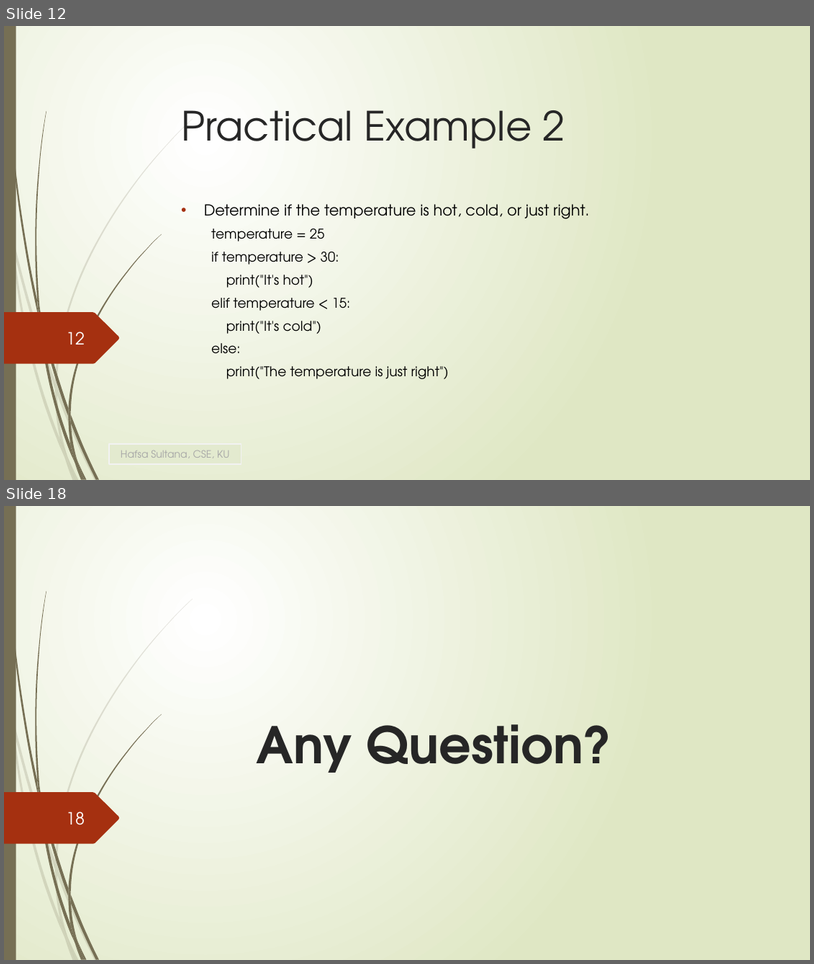
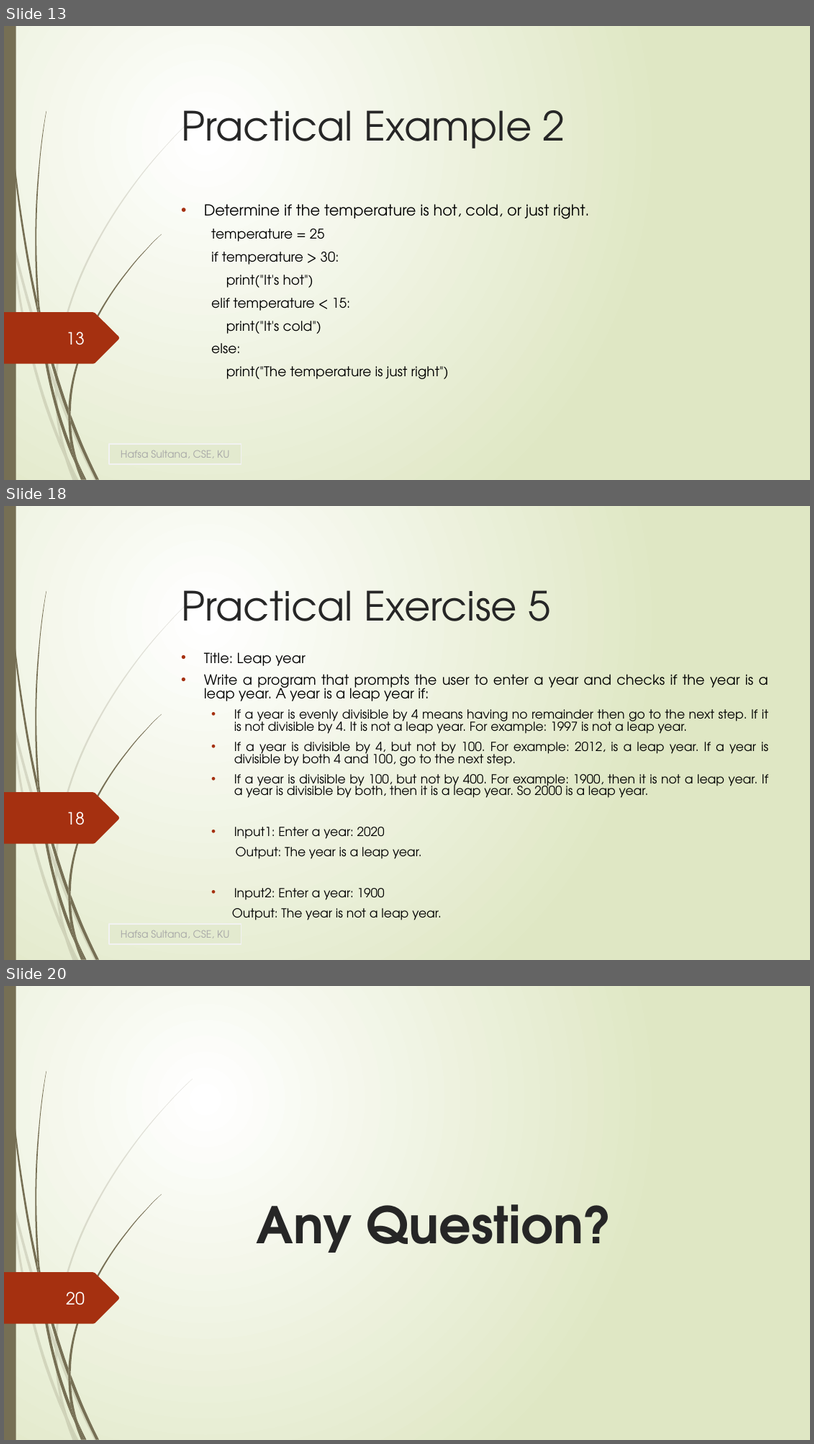
Before and after one commit to HafsaSultana/Python-Programming-Course-of-Bangladesh-Computer-Council, a slide deck: Lecture/Lecture6_If_Else.pptx. Shown one above the other, each under a label of ours: slides 12 and 18 before the commit, slides 13, 18 and 20 after it; the slides between them are not shown. The pictures are 814x964 and 814x1444 pixels, drawn with LibreOffice and Linux fonts; fonts in the diff are those of the drawing. Boxes give left, top, right and bottom in pixels: in the first picture for what was removed or moved away, otherwise in the second. Text is boxed around its words. In the diff, an @@ line names an element or a change of style, - is before the commit and + after.

```diff
--- a/Lecture/Lecture6_If_Else.pptx
+++ b/Lecture/Lecture6_If_Else.pptx
@@ slide 18 added at (4, 506, 810, 960), background gradient #FFFFFF to #DFE8C4; not listed: 24 template elements that a slide beside it also shows @@
@@ title added at (181, 590, 551, 621), 48 pt, text #262626 @@
+Practical Exercise 5
@@ subtitle added at (204, 652, 769, 920), 14.8 pt, text #000000 @@
+• Title: Leap year
+• Write a program that prompts the user to enter a year and checks if the year is a leap year. A year is a leap year if:
+  • If a year is evenly divisible by 4 means having no remainder then go to the next step. If it is not divisible by 4. It is not a leap year. For example: 1997 is not a leap year.
+  • If a year is divisible by 4, but not by 100. For example: 2012, is a leap year. If a year is divisible by both 4 and 100, go to the next step.
+  • If a year is divisible by 100, but not by 400. For example: 1900, then it is not a leap year. If a year is divisible by both, then it is a leap year. So 2000 is a leap year.
+  • Input1: Enter a year: 2020
+  Output: The year is a leap year.
+  • Input2: Enter a year: 1900
+  Output: The year is not a leap year.
@@ page number added at (66, 811, 85, 825), 20 pt, text #FEFFFF @@
+18
@@ rectangle added at (109, 924, 241, 944), fill #E3EACF, outline #F2F2F2 1.25 pt, 12 pt, text #A6A6A6 @@
+Hafsa Sultana, CSE, KU
@@ what was slide 12 is now slide 13 @@
@@ page number at (66, 331, 85, 345): text changed @@
-12
+13
@@ what was slide 18 is now slide 20 @@
@@ page number at (66, 1291, 85, 1305): text changed @@
-18
+20
```
Also in this commit, not shown: 13 slides changed, 3 other slides added, 2 slides removed, 10 other files.
